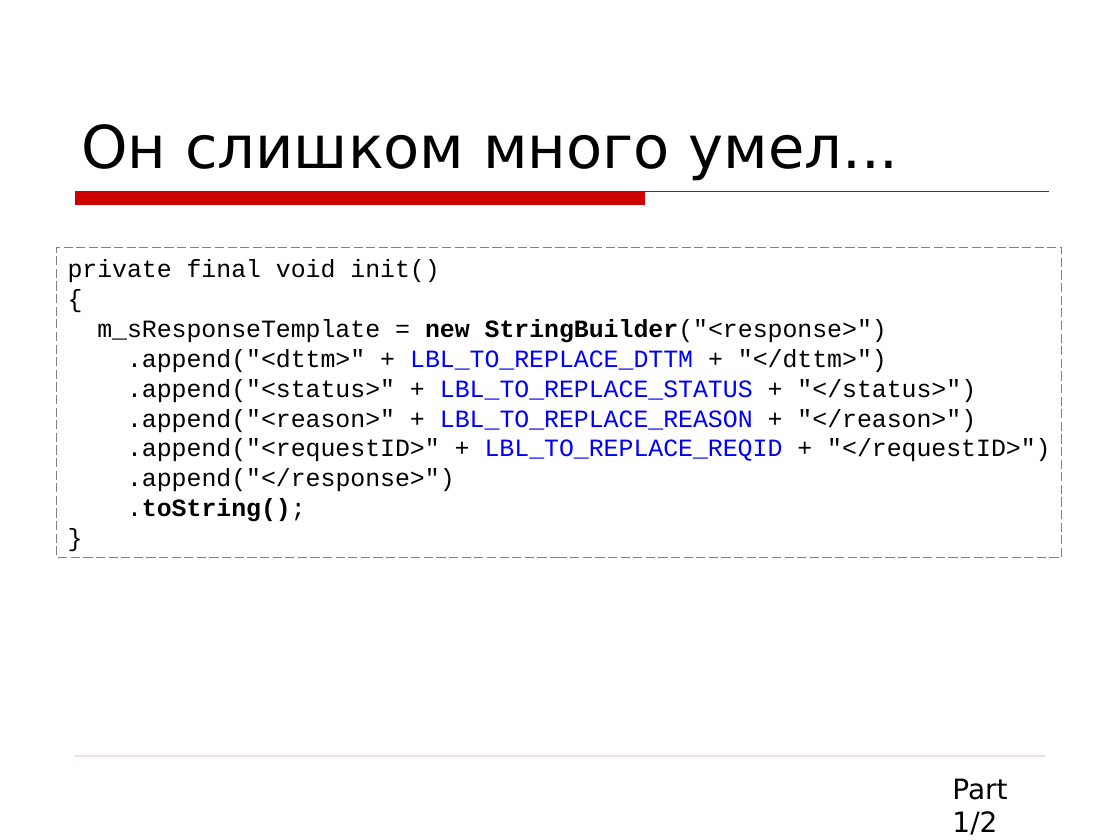
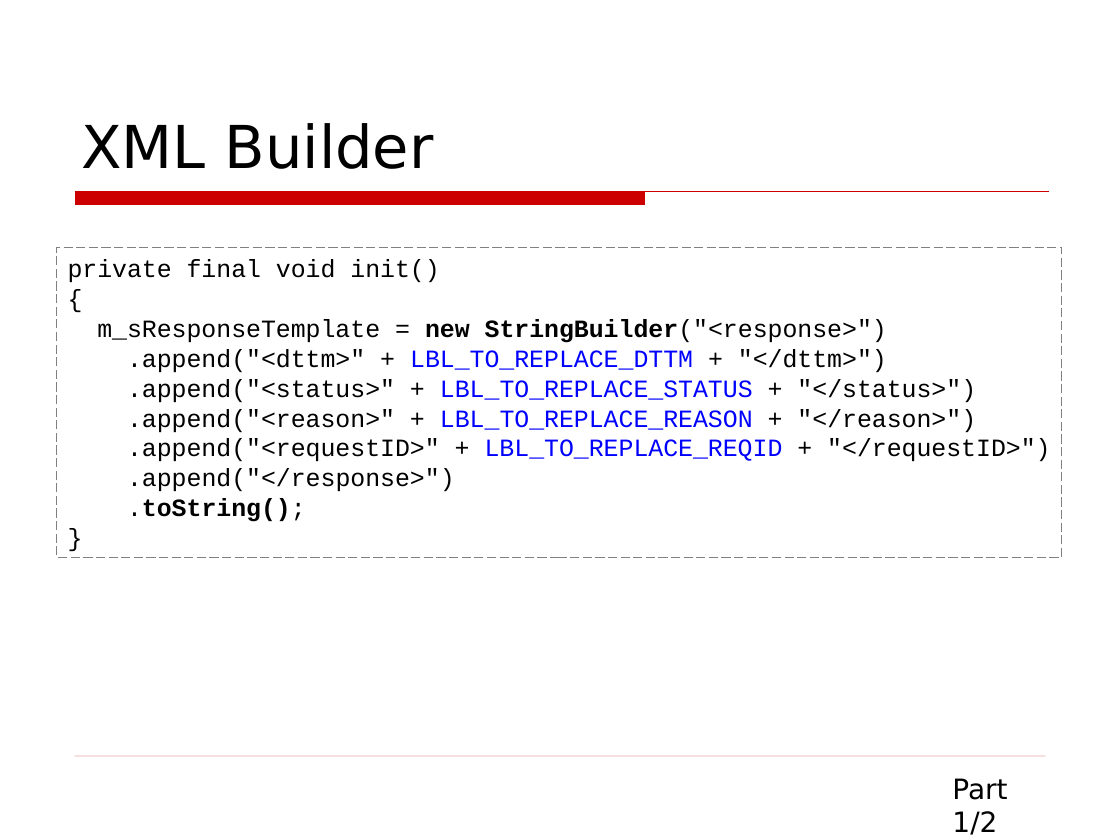
Before and after one commit to asolntsev/presentations, a slide deck: slide 18 of wtf-code/WTF_code.jug-lv.ru.ppt (slide 15 before the commit). Drawn at 1120x840 pixels with LibreOffice and Linux fonts; fonts in the diff are those of the drawing; background and template pictures are left out. Boxes give left, top, right and bottom in pixels: in the first picture for what was removed or moved away, otherwise in the second. Text is boxed around its words. In the diff, an @@ line names an element or a change of style, - is before the commit and + after.

```diff
--- a/wtf-code/WTF_code.jug-lv.ru.ppt
+++ b/wtf-code/WTF_code.jug-lv.ru.ppt
@@ title at (81, 123, 434, 169): text changed @@
-Он слишком много умел...
+XML Builder
```
Also in this commit, not shown: 7 other slides changed, 6 slides added, 5 slides removed, 1 other file.
